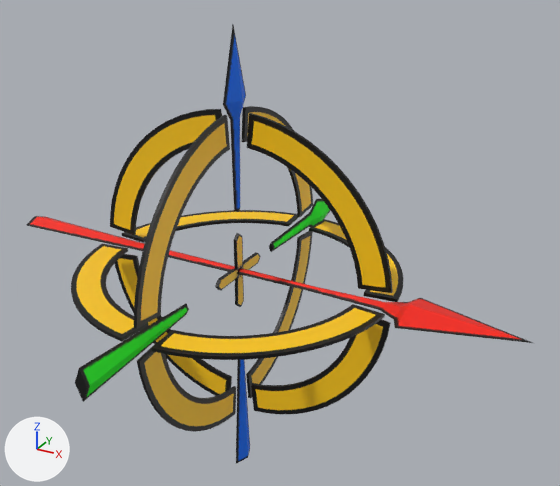
A saved change to the FBX model resources/models/axis.fbx.
Before and after are seen from a camera (50 mm lens) standing at (1.148, -1.825, 1.036) and looking at (0.095, 0.089, 0.079). Lighting does not change. The marker at lower left points along +X, +Y and +Z.
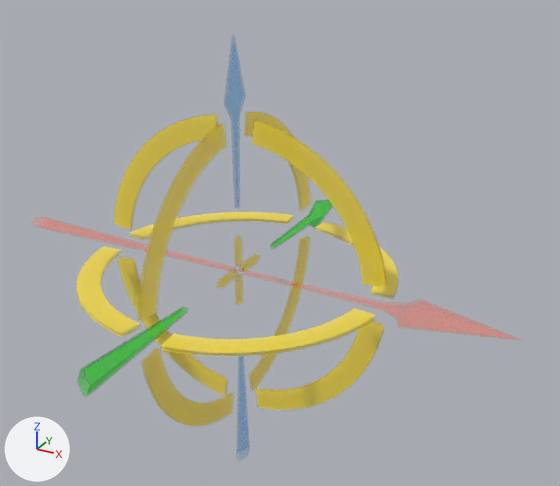
Where the newer file only moved an object's origin or applied its transform, the numbers keep the older frame.

Pixel boxes (x1, y1, x2, y2) of what changed, in the pictures (560 x 486 px):
'Circle.001', surface changed
    both: (110, 109, 393, 414)
'Circle.002', surface changed
    both: (134, 106, 313, 432)
'Circle', surface changed
    both: (71, 210, 403, 360)
'Cube.002', surface changed
    both: (26, 216, 533, 343)
'Cube.001', surface changed
    both: (75, 199, 333, 402)
'Cube', surface changed
    both: (223, 25, 250, 463)
'Cube.004', surface changed (brown to yellow)
    both: (234, 233, 244, 307)
'Cube.003', surface changed
    both: (215, 252, 261, 290)

Patch to the scene script:
```diff
--- a/resources/models/axis.fbx.py
+++ b/resources/models/axis.fbx.py
@@ img_axis_png @@
-img_axis_png = load_image('axis.png', '../textures/axis.png', 256, 512, 'sRGB')
+img_axis_png = load_image('axis.png', '../textures/axis.png', 256, 512, 'Non-Color')
@@ mat_info_target_001 @@
 n0 = _N.new('ShaderNodeBsdfPrincipled'); n0.name = 'Principled BSDF'
 n2.image = img_axis_png
+n3 = _N.new('ShaderNodeTexImage'); n3.name = 'Image Texture.001'
+n3.image = img_axis_png
 _L.new(n2.outputs[0], n0.inputs[0])  # 'Color' to 'Base Color'
 _L.new(n0.outputs[0], n1.inputs[0])  # 'BSDF' to 'Surface'
+_L.new(n3.outputs[0], n0.inputs[4])  # 'Color' to 'Alpha'
@@ mat_materials_axis @@
 n0 = _N.new('ShaderNodeBsdfPrincipled'); n0.name = 'Principled BSDF'
 n2.image = img_axis_png
+n3 = _N.new('ShaderNodeTexImage'); n3.name = 'Image Texture.001'
+n3.image = img_axis_png
 _L.new(n2.outputs[0], n0.inputs[0])  # 'Color' to 'Base Color'
 _L.new(n0.outputs[0], n1.inputs[0])  # 'BSDF' to 'Surface'
+_L.new(n3.outputs[0], n0.inputs[4])  # 'Color' to 'Alpha'
@@ mat_info_target_002 @@
 n0 = _N.new('ShaderNodeBsdfPrincipled'); n0.name = 'Principled BSDF'
 n2.image = img_axis_png
+n3 = _N.new('ShaderNodeTexImage'); n3.name = 'Image Texture.001'
+n3.image = img_axis_png
 _L.new(n2.outputs[0], n0.inputs[0])  # 'Color' to 'Base Color'
 _L.new(n0.outputs[0], n1.inputs[0])  # 'BSDF' to 'Surface'
+_L.new(n3.outputs[0], n0.inputs[4])  # 'Color' to 'Alpha'
```
